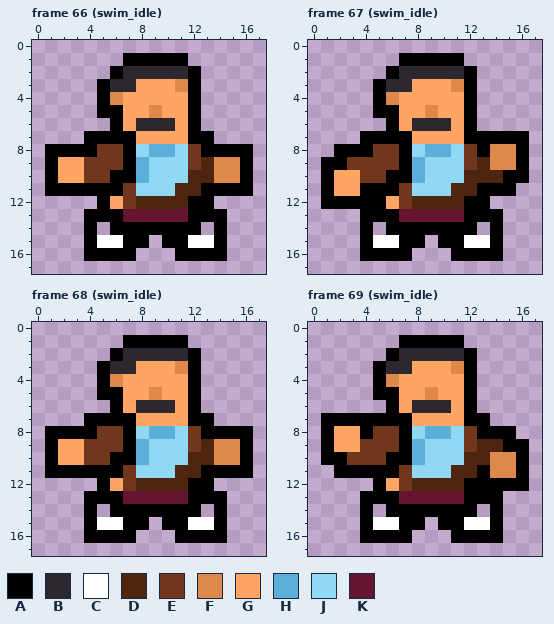
Pixel-art file, stored at assets/characters/hooshang/aseprite/hooshang_18px_movement.aseprite. The picture above is the old version.
18x18 pixels, 81 frames. Shown: frame 66 (swim_idle), frame 67 (swim_idle), frame 68 (swim_idle), frame 69 (swim_idle). The commit also changed other frames, which this record leaves out.
Palette (. is transparent): A #000000  B #2d282f  C #ffffff  D #4d2511  E #70371c  F #de884c  G #ffa563  H #5bb0da  J #91d8f5  K #661531
Pixels before, frame 66 (swim_idle), first column x 1:
 1 ......AAAAA.....
 2 .....ABBBBBA....
 3 ....ABBGGGFA....
 4 ....AFGGGGGA....
 5 ....AAGGFGGA....
 6 .....AGBBBGA....
 7 ...AAAAGGGGAA...
 8 AAAAEEAJHHJEAAAA
 9 AGGEEEAHJJJEDFFA
10 AGGEEAAHJJJDDFFA
11 AAAAAAEJJJDDAAAA
12 ....AGEDDDDAA...
13 ...AAAKKKKKAAA..
14 ...A.AAAAAAA.A..
15 ...ACCAA.AACCA..
16 ...AAAA...AAAA..
Pixels before, frame 67 (swim_idle), first column x 1:
 1 ......AAAAA.....
 2 .....ABBBBBA....
 3 ....ABBGGGFA....
 4 ....AFGGGGGA....
 5 ....AAGGFGGA....
 6 .....AGBBBGA....
 7 ...AAAAGGGGAAAAA
 8 .AAAEEAJHHJEAFFA
 9 AAEEEEAHJJJEDFFA
10 AGGEEAAHJJJDDDAA
11 AGGAAAEJJJDDAAA.
12 AAAAAGEDDDDAA...
13 ...AAAKKKKKAAA..
14 ...A.AAAAAAA.A..
15 ...ACCAA.AACCA..
16 ...AAAA...AAAA..
Pixels before, frame 68 (swim_idle), first column x 1:
 1 ......AAAAA.....
 2 .....ABBBBBA....
 3 ....ABBGGGFA....
 4 ....AFGGGGGA....
 5 ....AAGGFGGA....
 6 .....AGBBBGA....
 7 ...AAAAGGGGAA...
 8 AAAAEEAJHHJEAAAA
 9 AGGEEEAHJJJEDFFA
10 AGGEEAAHJJJDDFFA
11 AAAAAAEJJJDDAAAA
12 ....AGEDDDDAA...
13 ...AAAKKKKKAAA..
14 ...A.AAAAAAA.A..
15 ...ACCAA.AACCA..
16 ...AAAA...AAAA..
Pixels before, frame 69 (swim_idle), first column x 1:
 1 ......AAAAA.....
 2 .....ABBBBBA....
 3 ....ABBGGGFA....
 4 ....AFGGGGGA....
 5 ....AAGGFGGA....
 6 .....AGBBBGA....
 7 AAAAAAAGGGGAA...
 8 AGGAEEAJHHJEAAA.
 9 AGGEEEAHJJJEDDAA
10 AAEEEAAHJJJDDFFA
11 .AAAAAEJJJDDAFFA
12 ....AGEDDDDAAAAA
13 ...AAAKKKKKAAA..
14 ...A.AAAAAAA.A..
15 ...ACCAA.AACCA..
16 ...AAAA...AAAA..
After:
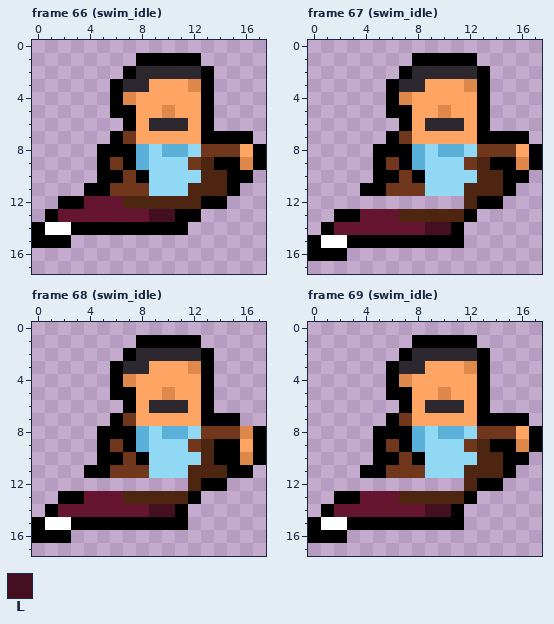
Colours new in this view: L #440f21
Change:
Changed rows in their new state; - is an unchanged pixel.
Frame 66 (swim_idle):
first column x 0:
 1 -------.----A-----
 2 ------.A----BA----
 3 -----.A-B--GFA----
 4 -----.AF----GA----
 5 -----.-A-GF-GA----
 6 ------.AG--BGA----
 7 ----..-E----G-AAA-
 8 -....AA-HJ-HJEEEGA
 9 -....A--------AAFA
10 -....A-EA---J-DA--
11 -...--E-E--J-DD-.-
12 --AAKKKD----D-A---
13 -AKKKKK--LLA-..---
14 ACCA-A------.-.---
15 AAA-.....-.....---
16 ----....---....---
Frame 67 (swim_idle):
first column x 0:
 1 -------.----A-----
 2 ------.A----BA----
 3 -----.A-B--GFA----
 4 -----.AF----GA----
 5 -----.-A-GF-GA----
 6 ------.AG--BGA----
 7 ----..-E----G-----
 8 --...AA-HJ-HJEEEGA
 9 -....A--------AAFA
10 -....A-EA---J-----
11 -...--E-E--J-DD---
12 -...........D-A---
13 --AAKKKDDDDD-..---
14 -AKKKKKKKLL-.-.---
15 ACCA-AA--A--...---
16 AAA-....---....---
Frame 68 (swim_idle):
first column x 0:
 1 -------.----A-----
 2 ------.A----BA----
 3 -----.A-B--GFA----
 4 -----.AF----GA----
 5 -----.-A-GF-GA----
 6 ------.AG--BGA----
 7 ----..-E----G-AA--
 8 -....AA-HJ-HJEEEFA
 9 -....A--------AAGA
10 -....A-EA---J-AAFA
11 -...--E-E--J-DD---
12 -----.......D-A---
13 --AAKKKDDDDD-..---
14 -AKKKKKKKLL-.-.---
15 ACCA-AA--A--...---
16 AAA-....---....---
Frame 69 (swim_idle):
first column x 0:
 1 -------.----A-----
 2 ------.A----BA----
 3 -----.A-B--GFA----
 4 -----.AF----GA----
 5 -----.-A-GF-GA----
 6 ------.AG--BGA----
 7 -.....-E----G-AAA-
 8 -....AA-HJ-HJEEEGA
 9 -....A--------A-FA
10 -....A-EA---J-DA--
11 --..--E-E--J-DDA.-
12 -----.......D--..-
13 --AAKKKDDDDD-..---
14 -AKKKKKKKLL-.-.---
15 ACCA-AA--A--...---
16 AAA-....---....---
